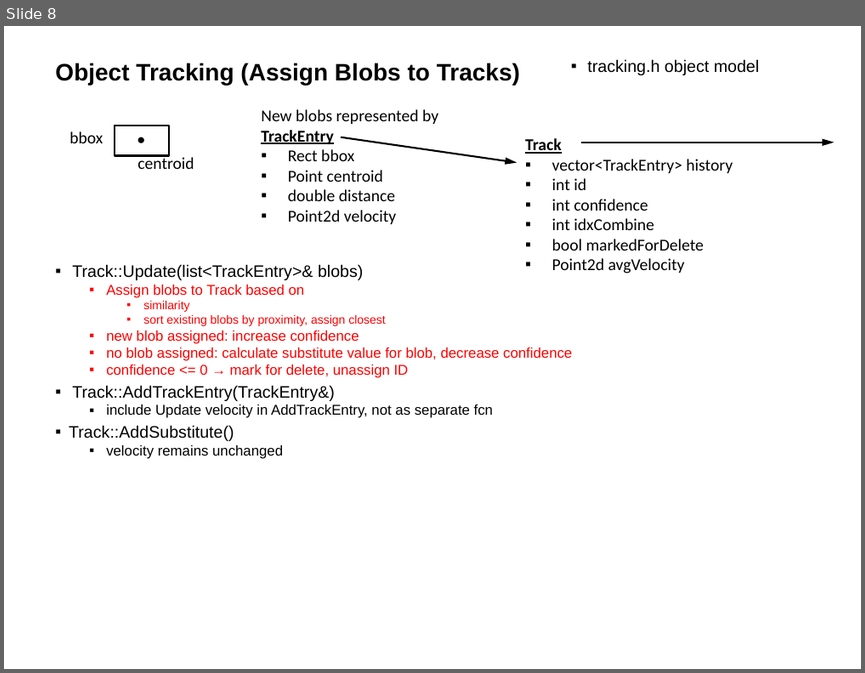
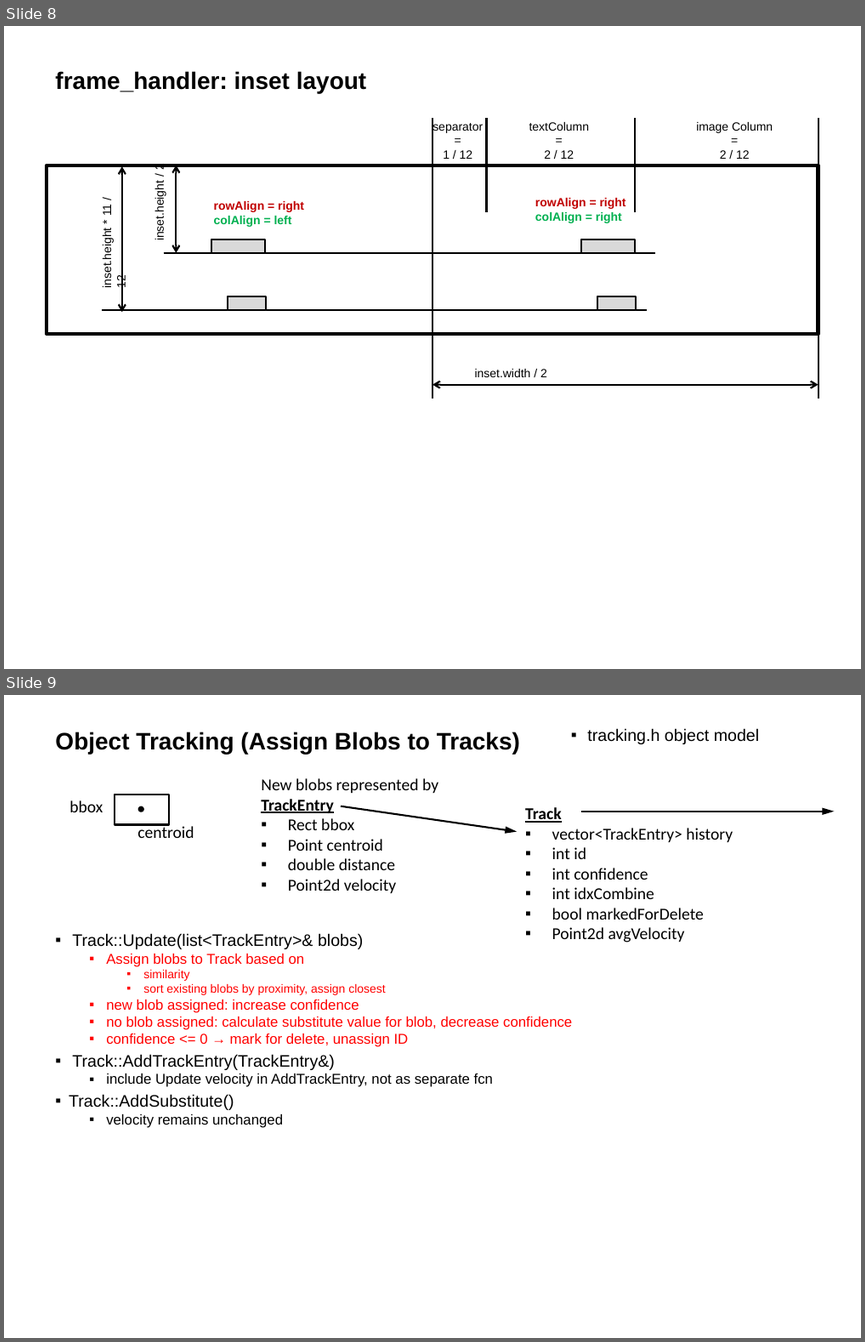
Before and after one commit to HwyToHell/CarCount, a slide deck: MotionDetection+ObjectTrackingV4.pptx. Shown one above the other, each under a label of ours: slide 8 before the commit, slides 8 and 9 after it. The pictures are 865x673 and 865x1342 pixels, drawn with LibreOffice and Linux fonts; fonts in the diff are those of the drawing. Boxes give left, top, right and bottom in pixels: in the first picture for what was removed or moved away, otherwise in the second. Text is boxed around its words. In the diff, an @@ line names an element or a change of style, - is before the commit and + after.

Commit message:
prep inset textColumn

```diff
--- a/MotionDetection+ObjectTrackingV4.pptx
+++ b/MotionDetection+ObjectTrackingV4.pptx
@@ slide 8 added at (4,26,861,669), background #FFFFFF @@
@@ title added at (55,71,366,93), 20 pt, text #000000, bold @@
+frame_handler: inset layout
@@ line added from (432, 118) to (432, 397), #000000 1.5 pt @@
@@ text added at (432,120,483,159), 10 pt, text #000000 @@
+separator
+=
+1 / 12
@@ line added from (487, 118) to (487, 213), #000000 1.5 pt @@
@@ text added at (529,122,590,159), 10 pt, text #000000 @@
+textColumn
+=
+2 / 12
@@ line added from (635, 118) to (635, 213), #000000 1.5 pt @@
@@ text added at (696,122,772,159), 10 pt, text #000000 @@
+image Column
+=
+2 / 12
@@ line added from (818, 118) to (818, 397), #000000 1.5 pt @@
@@ rectangle added at (46,165,818,334), outline #000000 3 pt @@
@@ double arrow added from (122, 312) to (122, 166), #000000 1.5 pt @@
@@ text added at (153,167,166,239), 10 pt, text #000000 @@
+inset.height / 2
@@ double arrow added from (177, 253) to (177, 165), #000000 1.5 pt @@
@@ text added at (214,201,304,227), 10 pt, text #C00000, bold @@
+rowAlign = right
+colAlign = left
@@ text added at (535,198,626,223), 10 pt, text #C00000, bold @@
+rowAlign = right
+colAlign = right
@@ text added at (100,204,128,289), 10 pt, text #000000 @@
+inset.height * 11 / 12
@@ line added from (163, 253) to (655, 253), #000000 1.5 pt @@
@@ rectangle added at (211,239,264,253), fill #D9D9D9, outline #000000 1.5 pt @@
@@ rectangle added at (581,239,635,253), fill #D9D9D9, outline #000000 1.5 pt @@
@@ rectangle added at (228,297,266,311), fill #D9D9D9, outline #000000 1.5 pt @@
@@ rectangle added at (598,297,636,311), fill #D9D9D9, outline #000000 1.5 pt @@
@@ line added from (102, 311) to (647, 311), #000000 1.5 pt @@
@@ text added at (475,369,547,377), 10 pt, text #000000 @@
+inset.width / 2
@@ double arrow added from (432, 384) to (818, 384), #000000 1.5 pt @@
@@ what was slide 8 is now slide 9 @@
```
Also in this commit, not shown: 1 other slide added, 1 slide removed, 6 other files.
